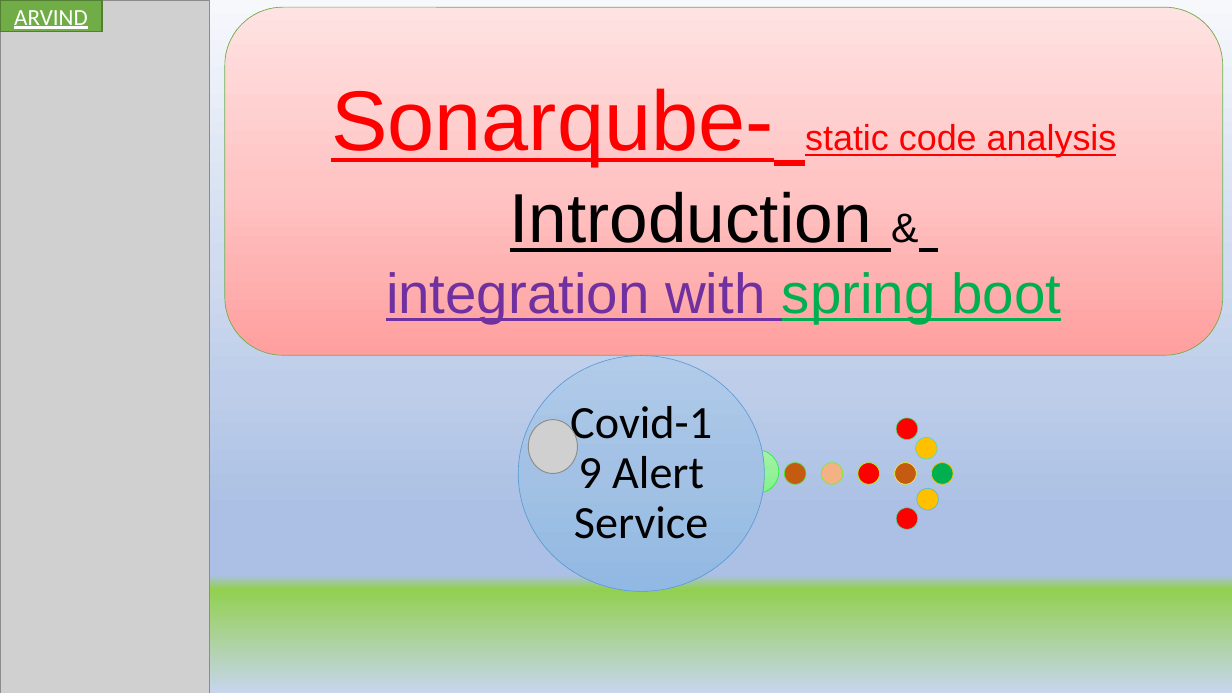
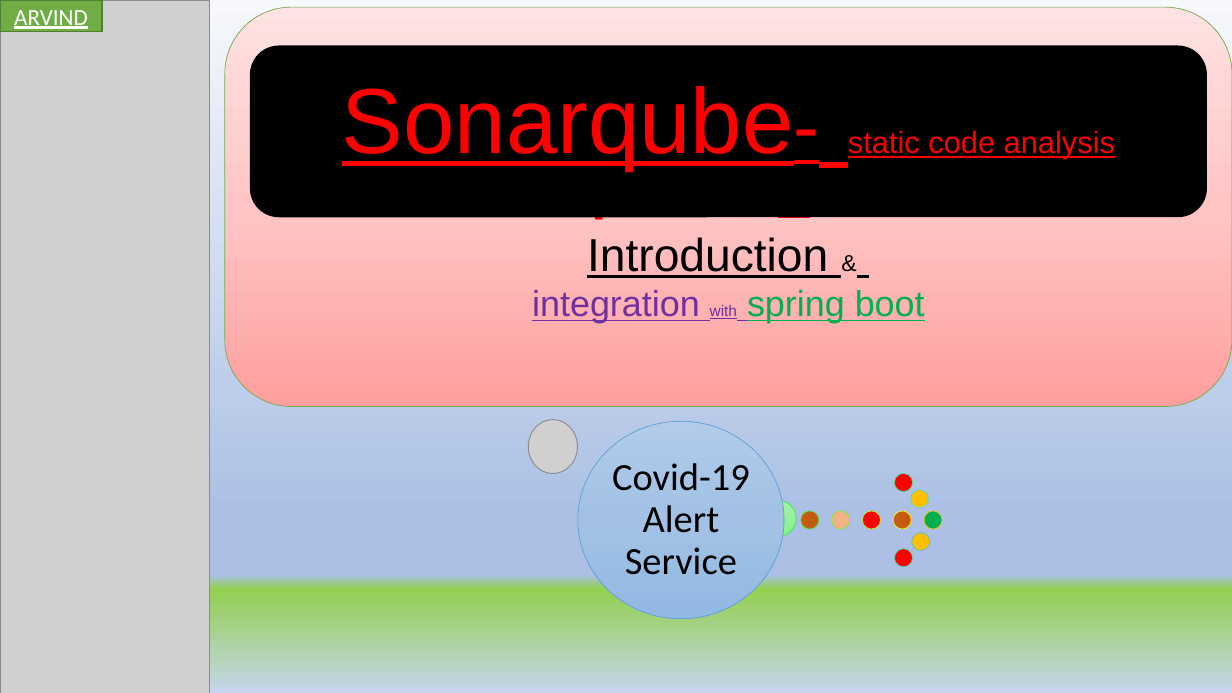
Before and after one commit to codefarm0/Microservices-Testing, a slide deck: slide 48 of UNIT TESTING IN JAVA.pptX. Drawn at 1232x693 pixels with LibreOffice and Linux fonts; fonts in the diff are those of the drawing; grey boxes stand for pictures. Boxes give left, top, right and bottom in pixels: in the first picture for what was removed or moved away, otherwise in the second. Text is boxed around its words. In the diff, an @@ line names an element or a change of style, - is before the commit and + after.

```diff
--- a/UNIT TESTING IN JAVA.pptX
+++ b/UNIT TESTING IN JAVA.pptX
@@ rounded rectangle "Sonarqube- static code analysis": place and size @@
-rounded rectangle "Sonarqube- static code analysis" at [225, 7, 1223, 356]
+rounded rectangle "Sonarqube- static code analysis" at [225, 7, 1232, 407]
@@ rounded rectangle added at [250, 46, 1206, 217], fill #000000, outline #000000 1 pt, 24 pt, text #FF0000, underline @@
+Sonarqube- static code analysis
@@ text in rounded rectangle at [532, 237, 925, 323]: size 54 to 36 pt in "Introduction"; size 32 to 18 pt in "&"; size 44 to 28 pt in "integration spring boot"; size 44 to 12 pt in "with" @@
@@ ellipse: place and size @@
-ellipse at [518, 356, 764, 592]
+ellipse at [578, 421, 784, 619]
@@ text "Covid-19 Alert Service": place and size @@
-text "Covid-19 Alert Service" at [570, 406, 712, 539]
+text "Covid-19 Alert Service" at [612, 463, 750, 575]
@@ text "Covid-19 Alert Service" at [612, 463, 750, 575]: size 36 to 30 pt; less space between paragraphs @@
@@ ellipse: place and size @@
-ellipse at [897, 418, 918, 439]
+ellipse at [895, 473, 913, 492]
@@ ellipse: place and size @@
-ellipse at [736, 450, 779, 494]
+ellipse at [760, 500, 796, 536]
@@ ellipse: place and size @@
-ellipse at [916, 437, 937, 458]
+ellipse at [911, 490, 930, 508]
@@ ellipse: place and size @@
-ellipse at [785, 463, 806, 484]
+ellipse at [801, 511, 820, 530]
@@ ellipse: place and size @@
-ellipse at [822, 463, 843, 484]
+ellipse at [832, 511, 850, 530]
@@ ellipse: place and size @@
-ellipse at [858, 463, 879, 484]
+ellipse at [862, 511, 881, 530]
@@ ellipse: place and size @@
-ellipse at [895, 463, 916, 484]
+ellipse at [894, 511, 912, 530]
@@ ellipse: place and size @@
-ellipse at [917, 489, 938, 510]
+ellipse at [912, 532, 931, 551]
@@ ellipse: place and size @@
-ellipse at [932, 463, 953, 484]
+ellipse at [924, 511, 943, 530]
@@ ellipse: place and size @@
-ellipse at [897, 507, 918, 529]
+ellipse at [895, 549, 913, 567]
```
Also in this commit, not shown: 1 other slide changed, 10 other files.
